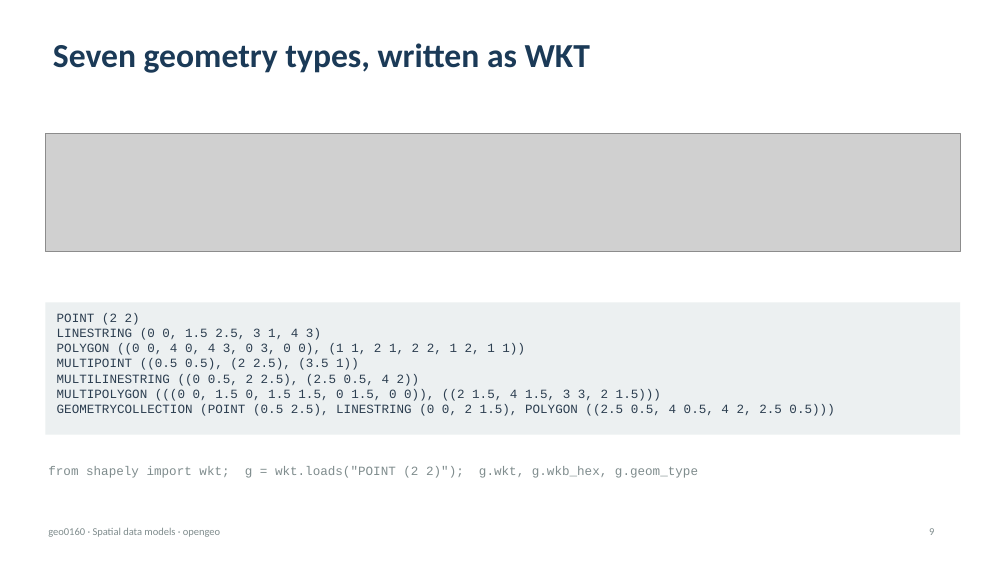
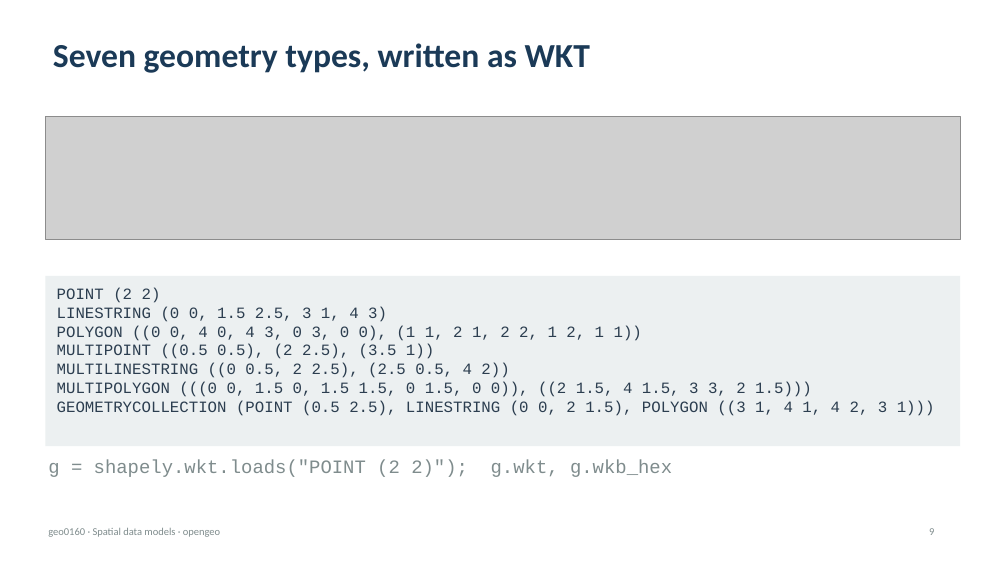
Before and after one commit to EOLab-HSRW/ee8136-ws2026, a slide deck: slide 9 of s02_2026-10-13/geo0160_Data_Models_Formats.pptx. Drawn at 1008x567 pixels with LibreOffice and Linux fonts; fonts in the diff are those of the drawing; grey boxes stand for pictures; background and template pictures are left out. Boxes give left, top, right and bottom in pixels: in the first picture for what was removed or moved away, otherwise in the second. Text is boxed around its words. In the diff, an @@ line names an element or a change of style, - is before the commit and + after.

```diff
--- a/s02_2026-10-13/geo0160_Data_Models_Formats.pptx
+++ b/s02_2026-10-13/geo0160_Data_Models_Formats.pptx
@@ picture: place and size @@
-picture at (45,134,960,252)
+picture at (45,116,960,239)
@@ rectangle "POINT (2 2)": place and size @@
-rectangle "POINT (2 2)" at (45,302,960,435)
+rectangle "POINT (2 2)" at (45,276,960,446)
@@ text in rectangle at (57,287,812,397): size 12 to 15 pt in "POINT (2 2)", "LINESTRING (0 0, 1.5 2.5, 3 1, ...", "POLYGON ((0 0, 4 0, 4 3, ...", "MULTIPOINT ((0.5 0.5), (2 2.5), (3.5 1))" and 2 more places @@
@@ text in rectangle at (57,401,935,416): text changed; size 12 to 15 pt @@
-GEOMETRYCOLLECTION (POINT (0.5 2.5), LINESTRING (0 0, 2 1.5), POLYGON ((2.5 0.5, 4 0.5, 4 2, 2.5 0.5)))
+GEOMETRYCOLLECTION (POINT (0.5 2.5), LINESTRING (0 0, 2 1.5), POLYGON ((3 1, 4 1, 4 2, 3 1)))
@@ text at (48,460,672,477): text changed; size 12 to 18 pt @@
-from shapely import wkt; g = wkt.loads("POINT (2 2)"); g.wkt, g.wkb_hex, g.geom_type
+g = shapely.wkt.loads("POINT (2 2)"); g.wkt, g.wkb_hex
```
Also in this commit, not shown: 12 other slides changed.
